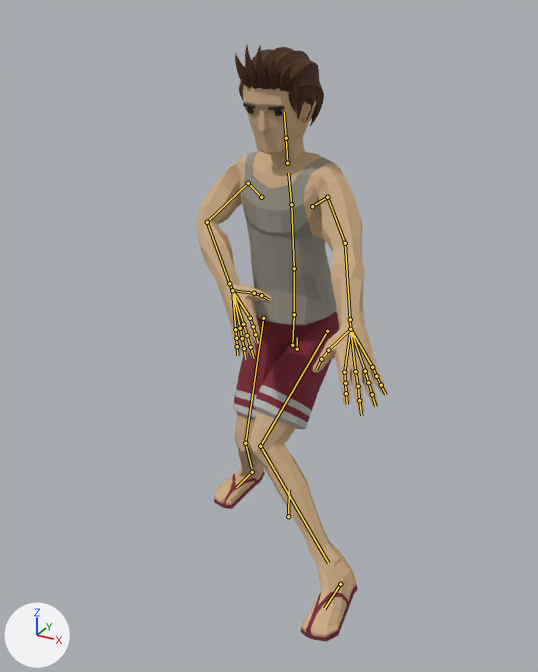
The glTF model app/src/main/assets/characters/Beach.gltf as it was, and as the next commit left it.
Rendered twice from a 50 mm lens placed at (1.038, -2.114, 1.742), pointed at (0.021, -0.264, 0.817). The axes (+X, +Y, +Z) are drawn at lower left. The lights are the same throughout. The picture after the commit comes second. Both versions are drawn at frame 4 of the action 'Throw_FH'; the numbers are the values there. The bones that change, and the others that lie on the model, are drawn over the model as lines.

Names of what the first picture shows: 'Beach_Body', 'Beach_Feet', 'Beach_Head', 'Beach_Legs'.
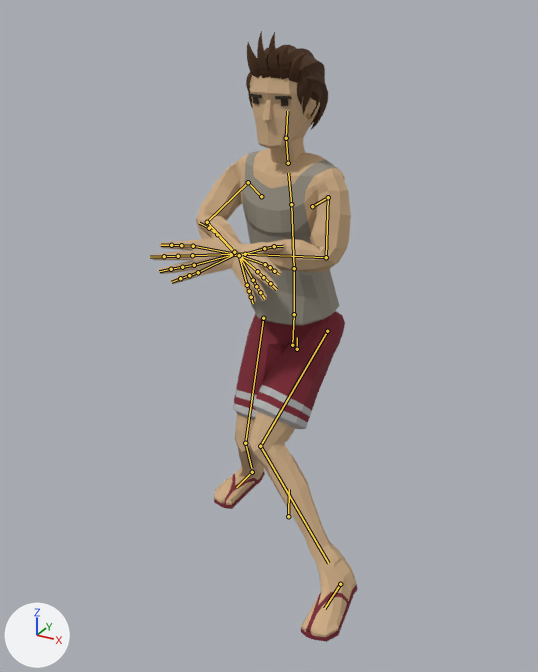
Pixel boxes [x1, y1, x2, y2] of what changed, in the pictures (538 x 672 px):
'Beach_Body', posed (32% shorter)
    before: [196, 151, 388, 414]
    after: [151, 148, 351, 326]
'Beach_Head', posed (8% narrower, 12% taller)
    before: [235, 45, 324, 164]
    after: [246, 31, 328, 164]
bone 'Head', root to tip
    before: (286, 138) to (284, 112)
    after: (286, 138) to (287, 111)
bone 'UpperArm.L', root to tip
    before: (327, 197) to (345, 243)
    after: (328, 197) to (326, 257)
bone 'LowerArm.L', root to tip
    before: (345, 243) to (350, 319)
    after: (326, 257) to (245, 254)
bone 'Wrist.L', root to tip
    before: (350, 319) to (350, 329)
    after: (245, 254) to (235, 254)
bone 'LowerArm.R', root to tip
    before: (207, 222) to (229, 283)
    after: (207, 222) to (234, 252)
bone 'Wrist.R', root to tip
    before: (229, 283) to (232, 290)
    after: (234, 252) to (239, 255)

The change in detail:
Bone 'Abdomen' (bone_abdomen) turns from (3, -6, 0) to (3, -9, 0) degrees about its own x, y and z.
Bone 'Torso' (bone_torso) turns from (3, -9, 0) to (3, -10, 0) degrees about its own x, y and z.
Bone 'Chest' (bone_chest) turns from (3, -8, 0) to (3, -4, 0) degrees about its own x, y and z.
Bone 'Head' (bone_head) turns from (0, 3, 0) to (-12, 4, 0) degrees about its own x, y and z.
Bone 'UpperArm.L' (bone_upperarm_l) turns from (-27, -9, -37) to (-55, -20, -37) degrees about its own x, y and z.
Bone 'LowerArm.L' (bone_lowerarm_l) turns from (-13, 0, -1) to (-16, -12, -76) degrees about its own x, y and z.
Bone 'Wrist.L' (bone_wrist_l) turns from (-1, 0, -5) to (-8, 0, -3) degrees about its own x, y and z.
Bone 'LowerArm.R' (bone_lowerarm_r) turns from (-44, 15, 36) to (-22, 15, 69) degrees about its own x, y and z.
Bone 'Wrist.R' (bone_wrist_r) turns from (0, 0, 9) to (-5, 0, 10) degrees about its own x, y and z.
